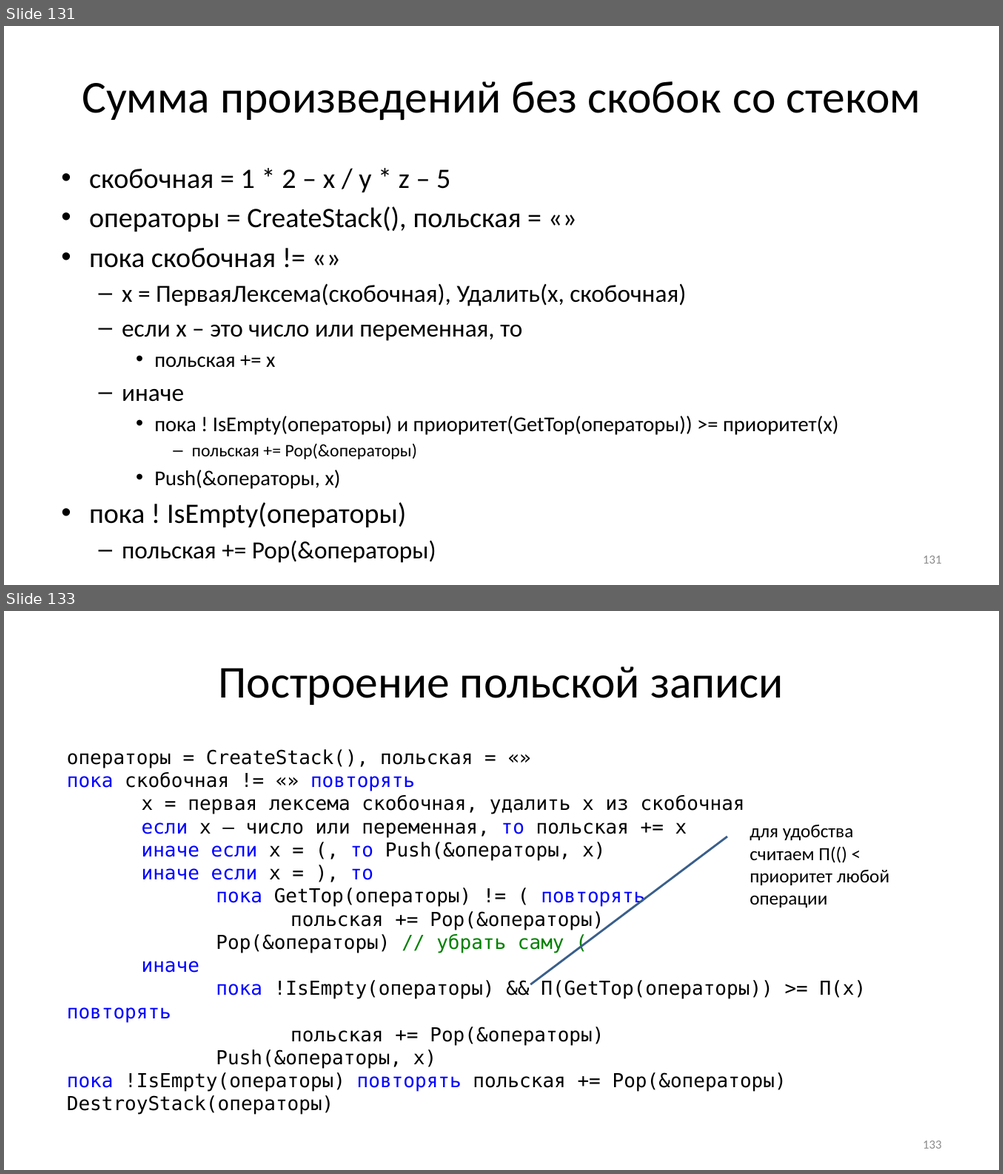
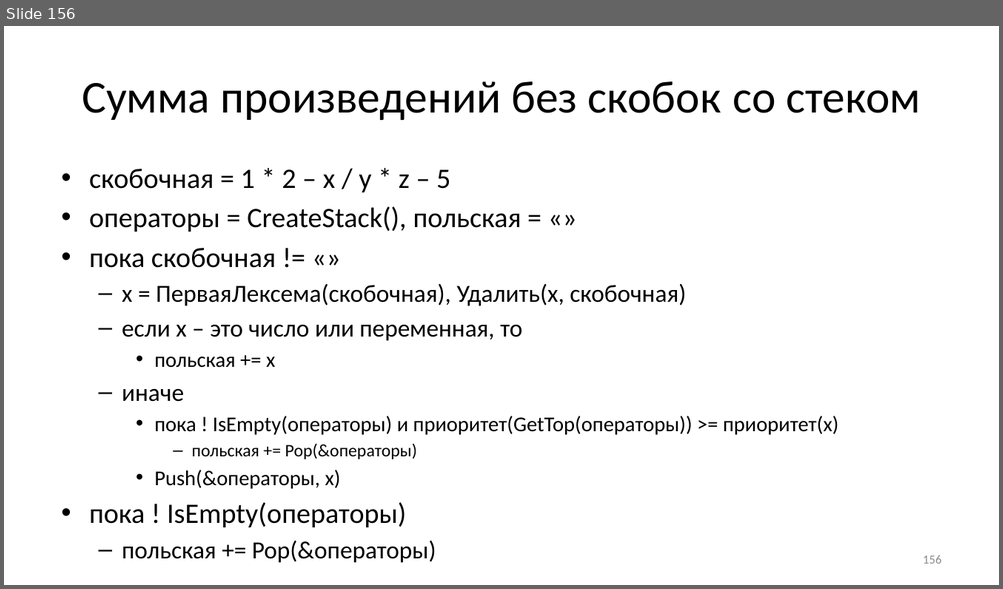
Before and after one commit to Evgueni-Petrov-aka-espetrov/Algorithms-and-Programming-in-C-pptx, a slide deck: 08 Списки.pptx. Shown one above the other, each under a label of ours: slides 131 and 133 before the commit, slide 156 after it; the slides between them are not shown. The pictures are 1003x1174 and 1003x589 pixels, drawn with LibreOffice and Linux fonts; fonts in the diff are those of the drawing. Boxes give left, top, right and bottom in pixels: in the first picture for what was removed or moved away, otherwise in the second. Text is boxed around its words. In the diff, an @@ line names an element or a change of style, - is before the commit and + after.

```diff
--- a/08 Списки.pptx
+++ b/08 Списки.pptx
@@ slide 133 removed at (x1=4, y1=611, x2=999, y2=1170), background #FFFFFF @@
@@ title removed at (x1=218, y1=667, x2=783, y2=705) @@
-Построение польской записи
@@ text removed at (x1=67, y1=749, x2=866, y2=1115) @@
-операторы = CreateStack(), польская = «»
-пока скобочная != «» повторять
-х = первая лексема скобочная, удалить х из скобочная
-если х – число или переменная, то польская += х
-иначе если х = (, то Push(&операторы, х)
-иначе если х = ), то
-пока GetTop(операторы) != ( повторять
-польская += Pop(&операторы)
-Pop(&операторы) // убрать саму (
-иначе
-пока !IsEmpty(операторы) && П(GetTop(операторы)) >= П(х) повторять
-польская += Pop(&операторы)
-Push(&операторы, х)
-пока !IsEmpty(операторы) повторять польская += Pop(&операторы)
-DestroyStack(операторы)
@@ callout removed at (x1=743, y1=820, x2=925, y2=908) @@
-для удобства считаем П(() < приоритет любой операции
@@ page number removed at (x1=922, y1=1141, x2=941, y2=1149) @@
-133
@@ what was slide 131 is now slide 156 @@
@@ page number at (x1=922, y1=556, x2=941, y2=564): text changed @@
-131
+156
```
Also in this commit, not shown: 7 slides changed, 27 slides added, 7 other slides removed.
